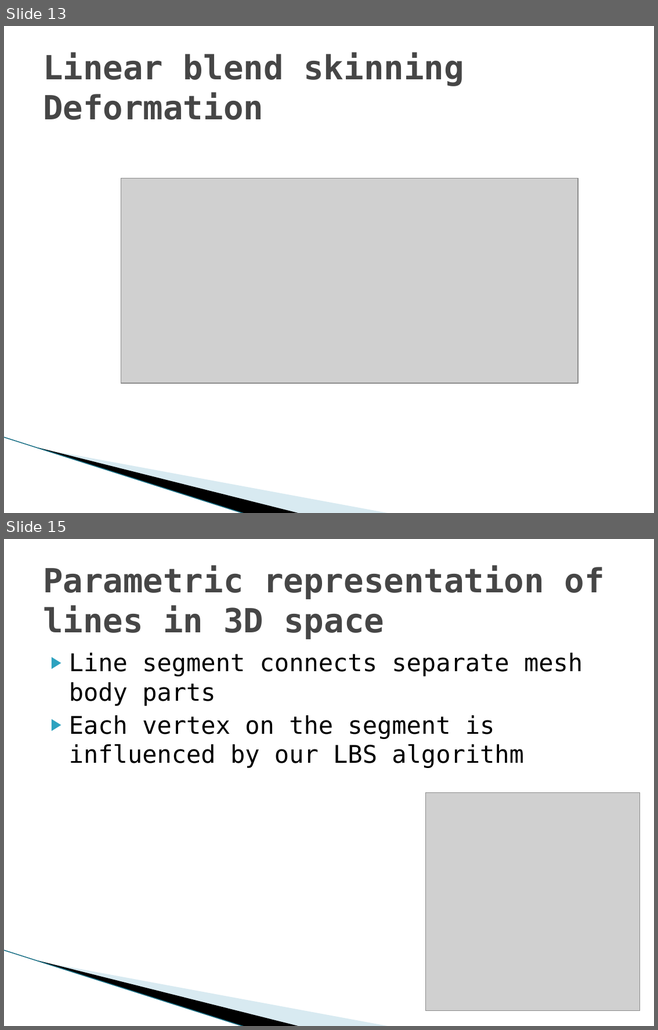
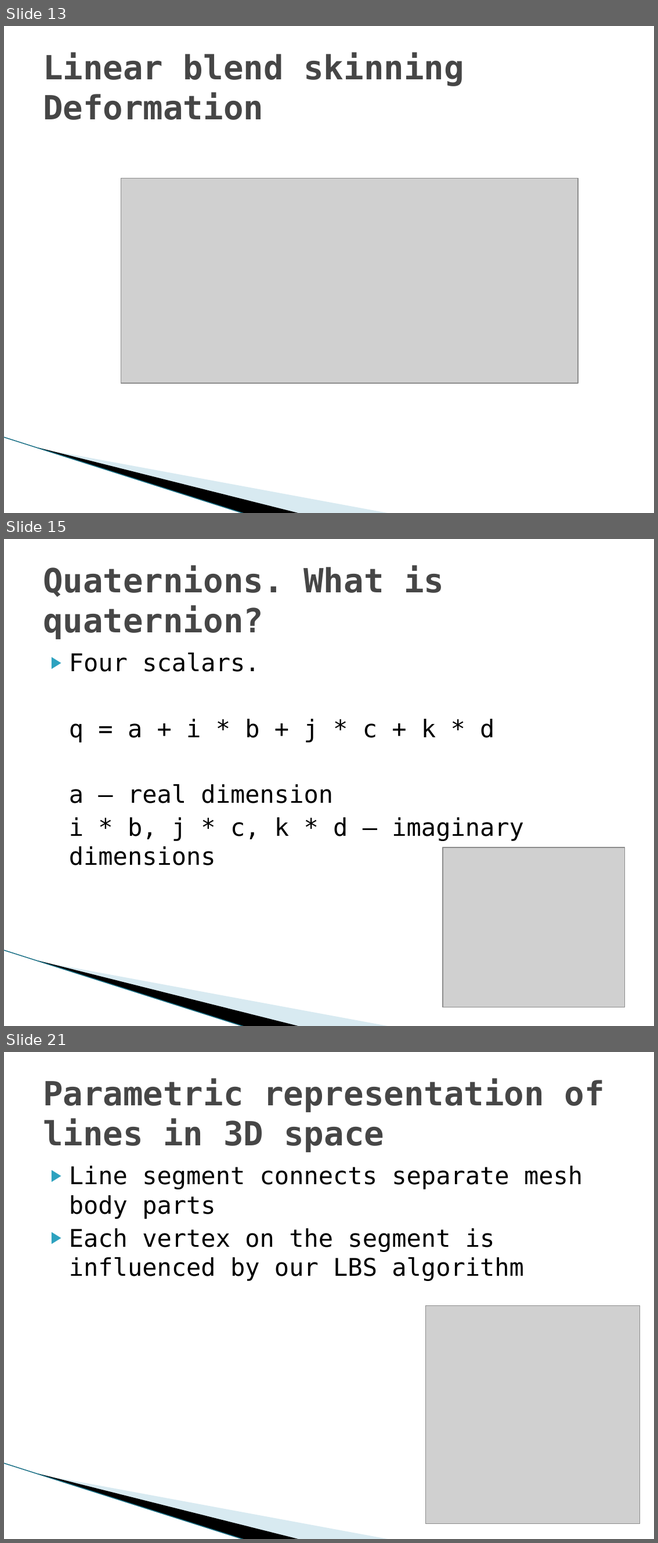
Before and after one commit to hobama/cvg01, a slide deck: docs/Presentation/Presentation.pptx. Shown one above the other, each under a label of ours: slides 13 and 15 before the commit, slides 13, 15 and 21 after it; the slides between them are not shown. The pictures are 658x1030 and 658x1543 pixels, drawn with LibreOffice and Linux fonts; fonts in the diff are those of the drawing; grey boxes stand for pictures; background and template pictures are left out. Boxes give left, top, right and bottom in pixels: in the first picture for what was removed or moved away, otherwise in the second. Text is boxed around its words. In the diff, an @@ line names an element or a change of style, - is before the commit and + after.

Commit message:
prideti quaternionai, gimbal lock ir forward kinematics

```diff
--- a/docs/Presentation/Presentation.pptx
+++ b/docs/Presentation/Presentation.pptx
@@ slide 15 added at (4,539,654,1026), background #FFFFFF; not listed: 3 template elements that a slide beside it also shows @@
@@ title added at (43,565,444,639), 36.9 pt, text #464646, bold @@
+Quaternions. What is quaternion?
@@ text added at (69,653,524,866), 27 pt, text #000000 @@
+▶ Four scalars.
+q = a + i * b + j * c + k * d
+a – real dimension
+i * b, j * c, k * d – imaginary dimensions
@@ picture added at (442,848,625,1008) @@
@@ what was slide 15 is now slide 21 @@
```
Also in this commit, not shown: 1 slide changed, 7 other slides added, 1 slide removed.
